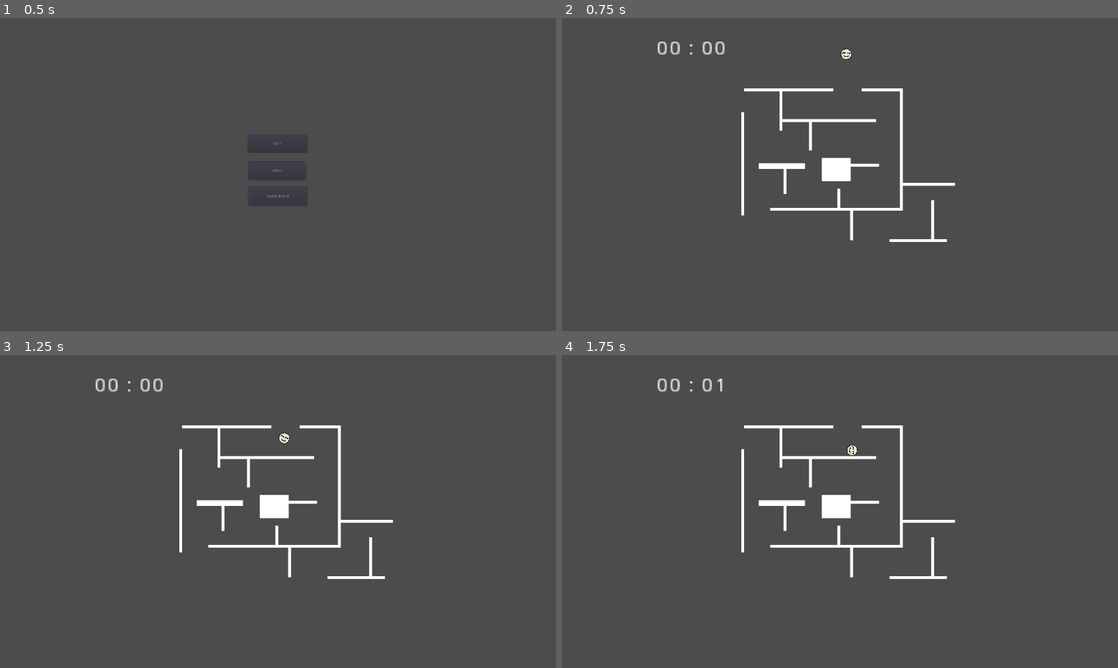
Above: before the commit, frames 1-4 (two rows, left to right).
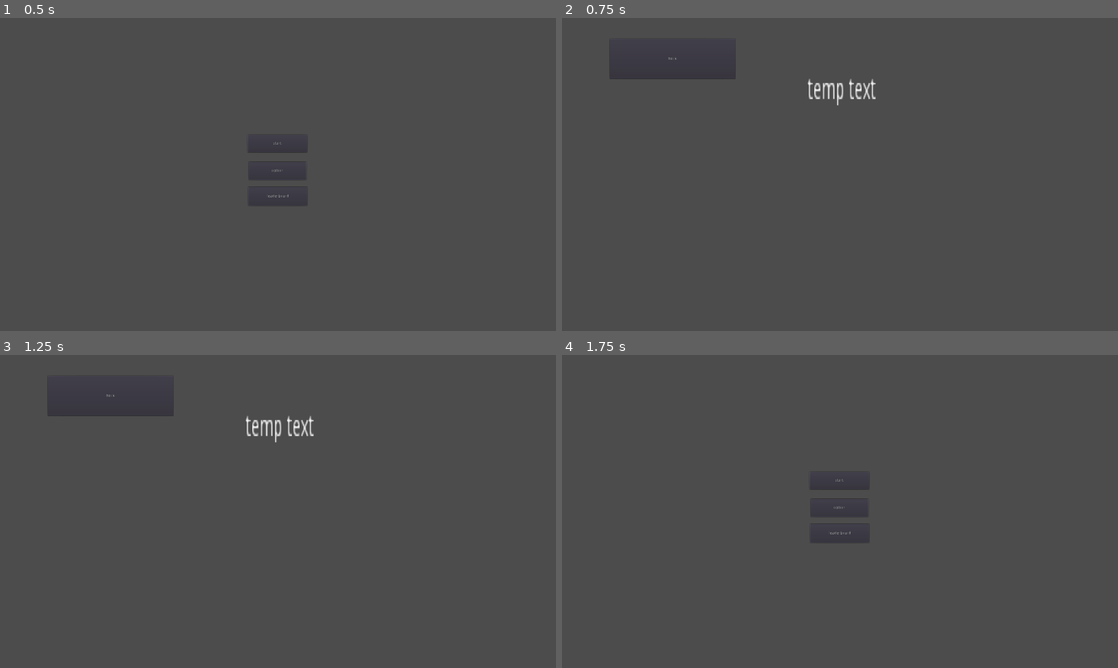
Above: after the commit, the same moments.

Repository: dante-ventura/scorespace-jam-game
Game: Godot game, scene res://scenes/HomeBase.tscn
The game is run twice, just before and just after one commit, with the same random seed, the same clock (stepped at 60 frames per second) and the same inputs.
Inputs (mouse positions are in pixels of both pictures, inside the frame that each line leads up to):
- Up to frame 1 (0.5 s): no input
- Up to frame 2 (0.75 s): click "leaderboard" at 0.5 s
- Up to frame 3 (1.25 s): no input
- Up to frame 4 (1.75 s): click (673, 395) at 1.25 s, where only the run after the commit has a clickable "back"

Frame 1 is identical in both runs. In frame 2, 2.9% of the frame differs, in the area x 8-71%, y 7-72%; in frame 3, 2.9%; in frame 4, 2.5%.

Commit message:
stupid leaderboard

Diff:
--- /dev/null
+++ b/scenes/Control.gd
@@ -0,0 +1,16 @@
+extends Control
+
+
+# Declare member variables here. Examples:
+# var a = 2
+# var b = "text"
+
+
+# Called when the node enters the scene tree for the first time.
+func _ready():
+	pass # Replace with function body.
+
+
+# Called every frame. 'delta' is the elapsed time since the previous frame.
+#func _process(delta):
+#	pass
--- a/scenes/GameScene.tscn
+++ b/scenes/GameScene.tscn
@@ -6,14 +6,6 @@
 
 [node name="GameScene" type="Node2D"]
 script = ExtResource( 1 )
-
-[node name="Timer" type="Label" parent="."]
-margin_left = 324.0
-margin_top = 76.0
-margin_right = 363.0
-margin_bottom = 107.0
-rect_scale = Vector2( 5.54332, 4.61885 )
-script = ExtResource( 2 )
 
 [node name="CanvasLayer" type="CanvasLayer" parent="."]
 layer = 50
@@ -37,3 +29,11 @@
 margin_bottom = 467.0
 rect_scale = Vector2( 3.03456, 2.31517 )
 text = "paused press esc to unpause"
+
+[node name="Timer" type="Label" parent="."]
+margin_left = 324.0
+margin_top = 76.0
+margin_right = 363.0
+margin_bottom = 107.0
+rect_scale = Vector2( 5.54332, 4.61885 )
+script = ExtResource( 2 )
--- /dev/null
+++ b/scenes/LeaderboardBase.tscn
@@ -0,0 +1,25 @@
+[gd_scene load_steps=3 format=2]
+
+[ext_resource path="res://scripts/LeaderboardBase.gd" type="Script" id=1]
+[ext_resource path="res://scripts/LeaderBoard.gd" type="Script" id=2]
+
+[node name="LeaderboardBase" type="Node2D"]
+script = ExtResource( 1 )
+
+[node name="Label" type="Label" parent="."]
+margin_left = 848.0
+margin_top = 201.0
+margin_right = 1067.0
+margin_bottom = 291.0
+rect_scale = Vector2( 3.7448, 7.29405 )
+text = "temp text"
+script = ExtResource( 2 )
+
+[node name="Button" type="Button" parent="."]
+margin_left = 165.0
+margin_top = 72.0
+margin_right = 599.0
+margin_bottom = 210.0
+text = "back"
+
+[connection signal="pressed" from="Button" to="." method="_on_Button_pressed"]
--- a/scripts/GameScene.gd
+++ b/scripts/GameScene.gd
@@ -2,6 +2,7 @@
 
 export(int) var current_level = 0
 
+var score = 0
 var player = preload("res://scenes/Player.tscn").instance()
 var levels = {
 	1: preload("res://scenes/MazePrototype.tscn").instance()
@@ -36,5 +37,7 @@
 	call_deferred("next_level")
 
 func show_leaderboard():
+# warning-ignore:return_value_discarded
 	get_node("Timer").timer_on = false
+	get_tree().change_scene("res://scenes/LeaderboardBase.tscn")
 	# Load leaderboard scene and send new time
--- a/scripts/HomeBase.gd
+++ b/scripts/HomeBase.gd
@@ -12,4 +12,4 @@
 
 func _on_ButtonLeaderboard_pressed():
 # warning-ignore:return_value_discarded
-	get_tree().change_scene("res://scenes/GameScene.tscn")
+	get_tree().change_scene("res://scenes/LeaderboardBase.tscn")
--- /dev/null
+++ b/scripts/LeaderBoard.gd
@@ -0,0 +1,16 @@
+extends Label
+
+
+# Declare member variables here. Examples:
+# var a = 2
+# var b = "text"
+
+
+# Called when the node enters the scene tree for the first time.
+func _ready():
+	pass # Replace with function body.
+
+
+# Called every frame. 'delta' is the elapsed time since the previous frame.
+#func _process(delta):
+#	pass
--- /dev/null
+++ b/scripts/LeaderboardBase.gd
@@ -0,0 +1,26 @@
+extends Node2D
+
+
+# Declare member variables here. Examples:
+# var a = 2
+# var b = "text"
+
+
+# Called when the node enters the scene tree for the first time.
+func _ready():
+	pass # Replace with function body.
+
+
+# Called every frame. 'delta' is the elapsed time since the previous frame.
+#func _process(delta):
+#	pass
+
+
+func _on_Button_pressed():
+# warning-ignore:return_value_discarded
+	get_tree().change_scene("res://scenes/HomeBase.tscn")
+
+func _input(event):
+	if event.is_action_pressed("gameplay_pause"):
+	# warning-ignore:return_value_discarded
+		get_tree().change_scene("res://scenes/HomeBase.tscn")
--- a/scripts/Timer.gd
+++ b/scripts/Timer.gd
@@ -2,10 +2,12 @@
 
 var time = 0
 var timer_on = false
+var time_passed
 
 # Called when the node enters the scene tree for the first time.
 func _ready():
 	timer_on = true
+	pass
 
 
 # Called every frame. 'delta' is the elapsed time since the previous frame.
@@ -14,5 +16,5 @@
 		time += delta
 	var secs = fmod(time, 60)
 	var mins = fmod(time, 60*60) / 60
-	var time_passed = "%02d : %02d" % [mins,secs]
+	time_passed = "%02d : %02d" % [mins,secs]
 	text = time_passed
